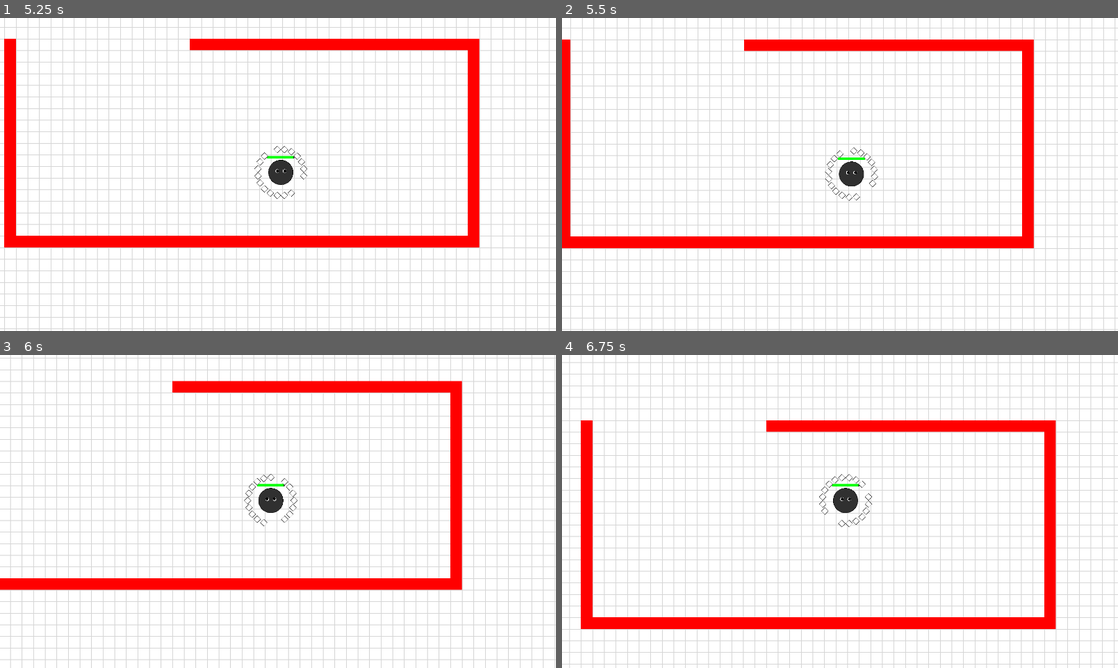
Above: before the commit, frames 1-4 (two rows, left to right).
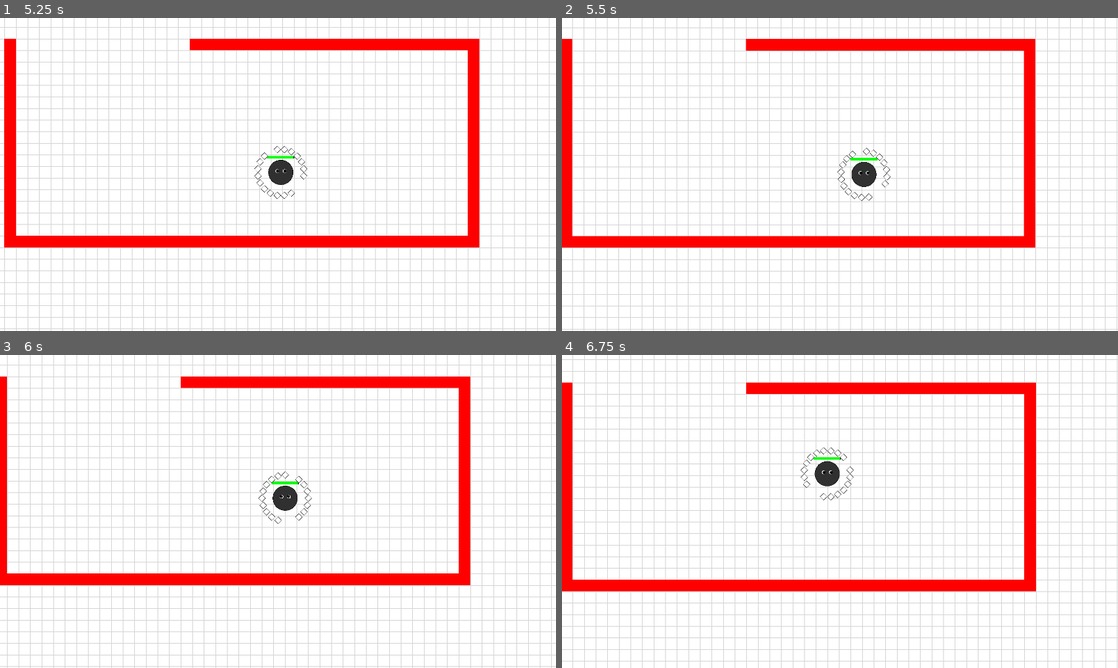
Above: after the commit, the same moments.

Repository: tim2go/wumpusflorr
Game: Godot game, scene res://scenes/test_level.tscn
The game is run twice, just before and just after one commit, with the same random seed, the same clock (stepped at 60 frames per second) and the same inputs.
Inputs (mouse positions are in pixels of both pictures, inside the frame that each line leads up to):
- Up to frame 1 (5.25 s): move the mouse to (400, 158) at 0.52 s; click (400, 158) at 0.6 s; move the mouse to (166, 190) at 1.27 s; click (166, 190) at 1.35 s; move the mouse to (333, 105) at 2.02 s; click (333, 105) at 2.1 s; move the mouse to (250, 237) at 2.77 s; click (250, 237) at 2.85 s; move the mouse to (444, 221) at 3.52 s; click (444, 221) at 3.6 s; move the mouse to (111, 127) at 4.27 s; click (111, 127) at 4.35 s; move the mouse to (305, 174) at 5.02 s; click (305, 174) at 5.1 s
- Up to frame 2 (5.5 s): no input
- Up to frame 3 (6 s): move the mouse to (194, 433) at 5.77 s; click (194, 433) at 5.85 s
- Up to frame 4 (6.75 s): move the mouse to (962, 495) at 6.52 s; click (962, 495) at 6.6 s

Frame 1 is identical in both runs. In frame 2, 15% of the frame differs, in the area x 0-100%, y 0-100%; in frame 3, 25%; in frame 4, 34%.

Commit message:
made jitter slightly better
jitter still not perfect, it's being caused because of camera smoothing

Diff:
--- a/scenes/player.tscn
+++ b/scenes/player.tscn
@@ -44,6 +44,7 @@
 color = Color(0, 1, 0, 1)
 
 [node name="Camera2D" type="Camera2D" parent="." unique_id=1413482241]
+unique_name_in_owner = true
 position_smoothing_enabled = true
 position_smoothing_speed = 3.0
 
--- a/scripts/player.gd
+++ b/scripts/player.gd
@@ -28,7 +28,12 @@
 	# movement code
 	var mouse_pos : Vector2 = get_global_mouse_position()
 	var move_angle = $".".position.angle_to_point(mouse_pos)
-	if $".".position.distance_to(mouse_pos) > 48:
+	print(is_on_wall())
+	if $".".position.distance_to(mouse_pos) > 64:
+		velocity = Vector2(speed * cos(move_angle), speed * sin(move_angle))
+		move_and_slide()
+	elif $".".position.distance_to(mouse_pos) > 5:
+		%Camera2D.position_smoothing_speed = 3 * ($".".position.distance_to(mouse_pos)/64)
 		velocity = Vector2(speed * cos(move_angle), speed * sin(move_angle))
 		move_and_slide()
 
